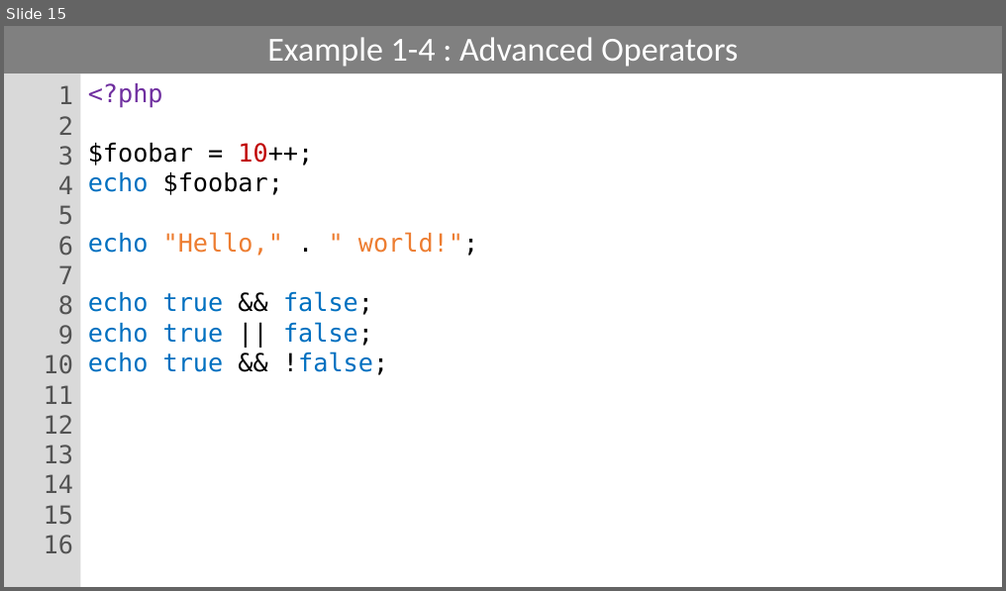
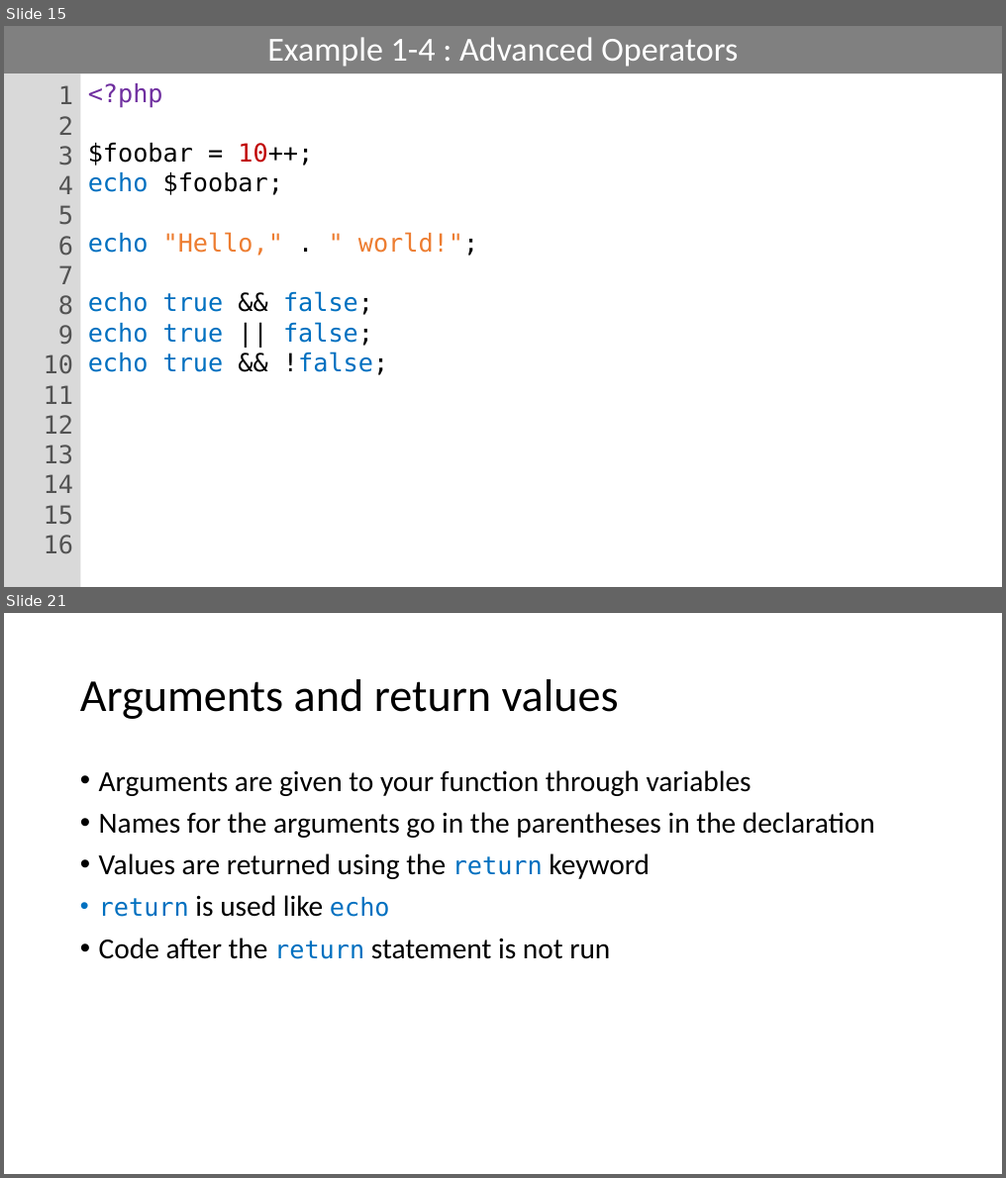
Before and after one commit to PHPEmbark/curriculum, a slide deck: course/1 - Basic Programming/Basic Programming.pptx. Shown one above the other, each under a label of ours: slide 15 before the commit, slides 15 and 21 after it; the slides between them are not shown. The pictures are 1006x591 and 1006x1178 pixels, drawn with LibreOffice and Linux fonts; fonts in the diff are those of the drawing. Boxes give left, top, right and bottom in pixels: in the first picture for what was removed or moved away, otherwise in the second. Text is boxed around its words. In the diff, an @@ line names an element or a change of style, - is before the commit and + after.

```diff
--- a/course/1 - Basic Programming/Basic Programming.pptx
+++ b/course/1 - Basic Programming/Basic Programming.pptx
@@ slide 21 added at [4,613,1002,1174], background #FFFFFF @@
@@ title added at [80,679,619,719], 44 pt, text #000000 @@
+Arguments and return values
@@ text added at [99,770,875,959], 28 pt, text #000000 @@
+• Arguments are given to your function through variables
+• Names for the arguments go in the parentheses in the declaration
+• Values are returned using the return keyword
+• return is used like echo
+• Code after the return statement is not run
```
Also in this commit, not shown: 7 slides changed, 14 other slides added.
